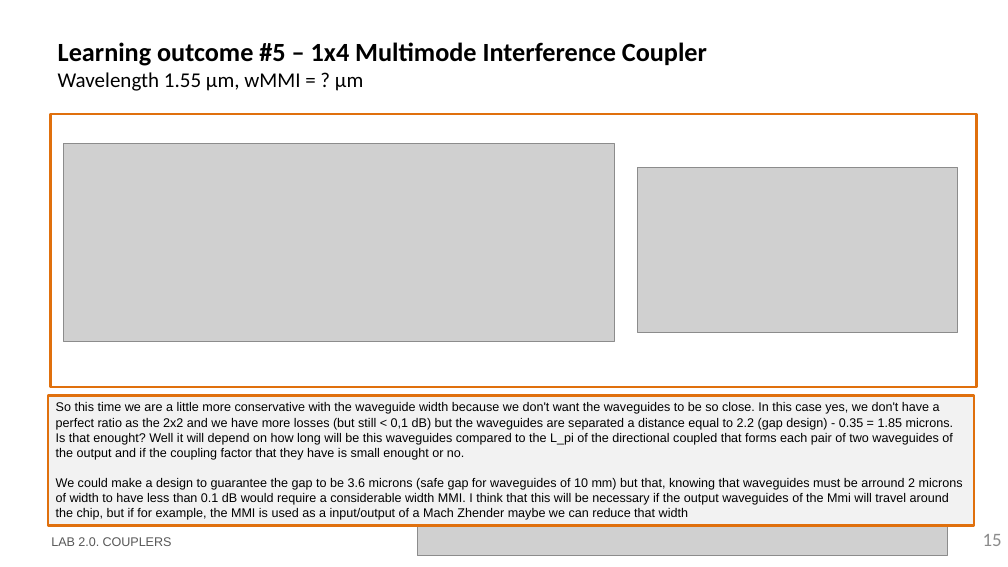
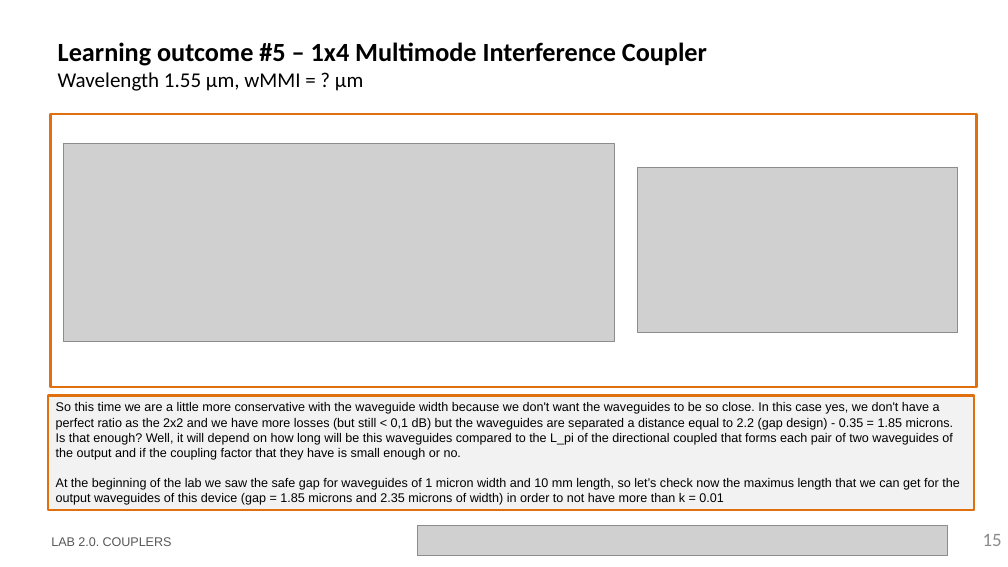
Before and after one commit to DBAEASE/pic-upv-lab2, a slide deck: slide 15 of LabBook_20.pptx. Drawn at 1008x567 pixels with LibreOffice and Linux fonts; fonts in the diff are those of the drawing; grey boxes stand for pictures; background and template pictures are left out. Boxes give left, top, right and bottom in pixels: in the first picture for what was removed or moved away, otherwise in the second. Text is boxed around its words. In the diff, an @@ line names an element or a change of style, - is before the commit and + after.

```diff
--- a/LabBook_20.pptx
+++ b/LabBook_20.pptx
@@ rectangle "So this time we are ...": place and size @@
-rectangle "So this time we are ..." at (48, 395, 975, 526)
+rectangle "So this time we are ..." at (48, 395, 975, 510)
@@ text in rectangle at (56, 402, 959, 505): text changed @@
-So this time we are a little more conservative with the waveguide width because we don't want the waveguides to be so close. In this case yes, we don't have a perfect ratio as the 2x2 and we have more losses (but still < 0,1 dB) but the waveguides are separated a distance equal to 2.2 (gap design) - 0.35 = 1.85 microns. Is that enought? Well it will depend on how long will be this waveguides compared to the L_pi of the directional coupled that forms each pair of two waveguides of the output and if the coupling factor that they have is small enought or no.
-We could make a design to guarantee the gap to be 3.6 microns (safe gap for waveguides of 10 mm) but that, knowing that waveguides must be arround 2 microns of width to have less than 0.1 dB would require a considerable width MMI. I think that this will be necessary if the output waveguides of the Mmi will travel around the chip, but if for example, the MMI is used as a input/output of a Mach Zhender maybe we can reduce that width
+So this time we are a little more conservative with the waveguide width because we don't want the waveguides to be so close. In this case yes, we don't have a perfect ratio as the 2x2 and we have more losses (but still < 0,1 dB) but the waveguides are separated a distance equal to 2.2 (gap design) - 0.35 = 1.85 microns. Is that enough? Well, it will depend on how long will be this waveguides compared to the L_pi of the directional coupled that forms each pair of two waveguides of the output and if the coupling factor that they have is small enough or no.
+At the beginning of the lab we saw the safe gap for waveguides of 1 micron width and 10 mm length, so let’s check now the maximus length that we can get for the output waveguides of this device (gap = 1.85 microns and 2.35 microns of width) in order to not have more than k = 0.01
```
Also in this commit, not shown: 10 other slides changed, 2 slides added, 1 slide removed, 1 other file.
